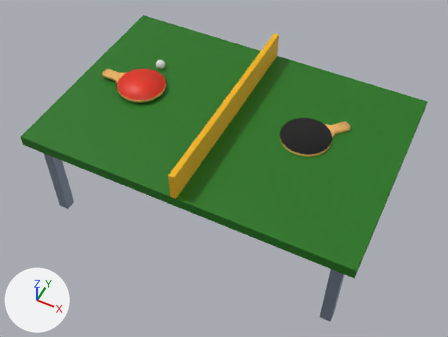
The FBX model Assets/Meshes/pingis_table.fbx, before and after one commit.
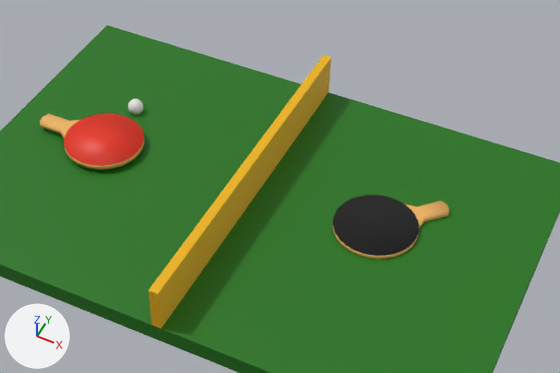
Each version appears first whole from a 50 mm camera at (1.732, -5.603, -1.681) aimed at (0.019, -2.177, -5.963), and next in a close-up on the part from 18% to 93% of the width and 0% to 67% of the height. Every picture has the same lights, and +X, +Y and +Z are marked at lower left. Where no turn or scale is listed for an object, it has been applied to the vertices.

Before the edit, the objects in view are built like this:
```python
me_circle_002 = bpy.data.meshes.new('Circle.002')
me_circle_002.from_pydata(...)  # 84 vertices, 54 faces; spans x -0.412..0.221, y -0.221..0.221, z 0.0..0.029
# faces by material slot: [1, 52, 1]
me_circle_002.materials.append(mat_red_material)  # red #e72f13
me_circle_002.materials.append(mat_brown_material)  # orange #ecb465
me_circle_002.materials.append(mat_black_material)  # black #1b1b1b
me_circle_011 = bpy.data.meshes.new('Circle.011')
me_circle_011.from_pydata(...)  # 84 vertices, 54 faces; spans x -0.221..0.308, y -0.221..0.317, z -0.029..0.0
# faces by material slot: [1, 52, 1]
me_circle_011.materials.append(mat_red_material)  # red #e72f13
me_circle_011.materials.append(mat_brown_material)  # orange #ecb465
me_circle_011.materials.append(mat_black_material)  # black #1b1b1b
me_cube_006 = bpy.data.meshes.new('Cube.006')
me_cube_006.from_pydata(...)  # 80 vertices, 79 faces; spans x -1.5..1.5, y -1.0..1.0, z -0.5..0.75
# faces by material slot: [5, 68, 6]
me_cube_006.materials.append(mat_yellow_material)  # yellow #eeb400
me_cube_006.materials.append(mat_metal)  # blue #919db0
me_cube_006.materials.append(mat_green_material)  # dark green #1c730f
ob_pingis_table = bpy.data.objects.new('Pingis_table', me_cube_006)
ob_pingis_table.location = (0.0, -2.03, -5.963)
ob_pingisrack = bpy.data.objects.new('Pingisrack', me_circle_002)
ob_pingisrack.location = (-0.9, -2.03, -5.438)
ob_pingisrack_001 = bpy.data.objects.new('Pingisrack.001', me_circle_011)
ob_pingisrack_001.location = (0.685, -1.952, -5.438)
```
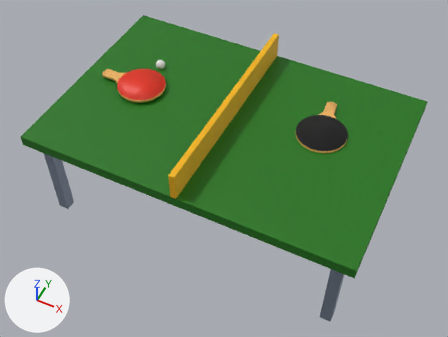
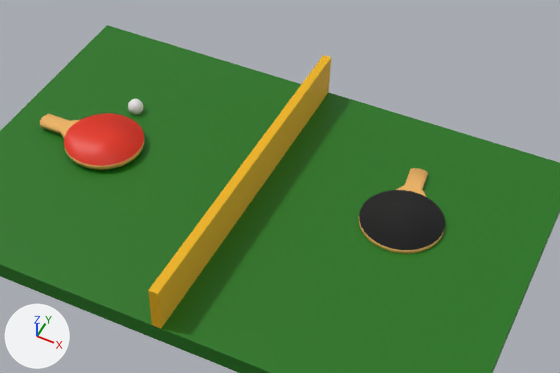
Changed parts and their boxes [x1, y1, x2, y2] in the close-ups (560 x 373 px):
'Pingisrack.001', deleted (black)
    before: [333, 195, 449, 259]
    faces in mat_black_material (black #1b1b1b): [333, 195, 419, 256]
    faces in mat_brown_material (orange #ecb465): [333, 201, 449, 259]
'Pingisrack2', added (black)
    after: [359, 168, 445, 254]
    faces in mat_black_material (black #1b1b1b): [359, 190, 445, 250]
    faces in mat_brown_material (orange #ecb465): [359, 168, 444, 254]

Diff of the bpy script that builds the scene:
```diff
--- a/Assets/Meshes/pingis_table.fbx.py
+++ b/Assets/Meshes/pingis_table.fbx.py
@@ me_circle_001 @@
+me_circle_001.from_pydata(...)  # 84 vertices, 54 faces; spans x -0.221..0.221, y -0.221..0.409, z -0.029..0.0
+# faces by material slot: [1, 52, 1]
+me_circle_001.materials.append(mat_red_material)  # red #e72f13
+me_circle_001.materials.append(mat_brown_material)  # orange #ecb465
+me_circle_001.materials.append(mat_black_material)  # black #1b1b1b
@@ ob_pingisrack_001 @@
-ob_pingisrack_001 = bpy.data.objects.new('Pingisrack.001', me_circle_011)
-ob_pingisrack_001.location = (0.685, -1.952, -5.438)
@@ ob_pingisrack2 @@
+ob_pingisrack2 = bpy.data.objects.new('Pingisrack2', me_circle_001)
+ob_pingisrack2.location = (0.792, -1.856, -5.438)
```
